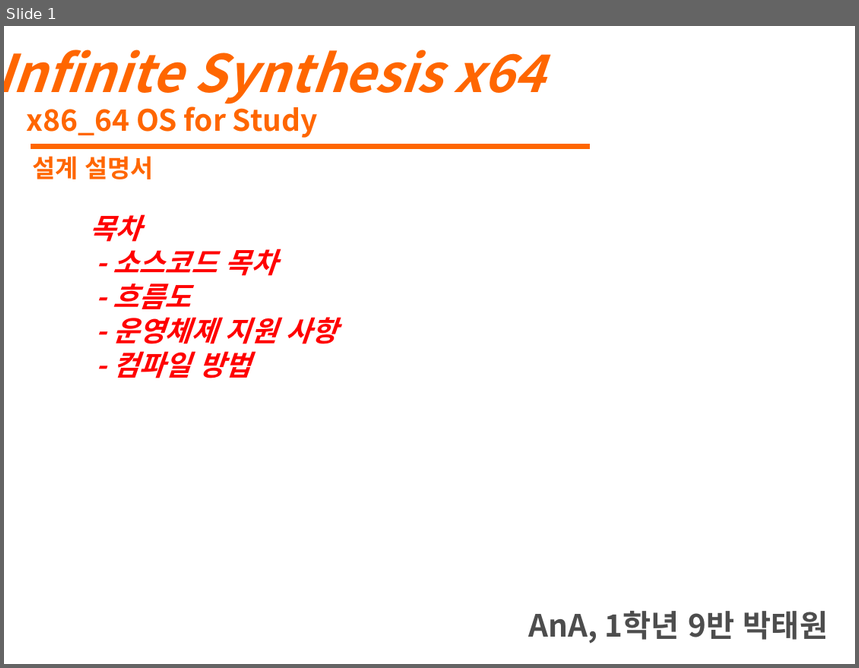
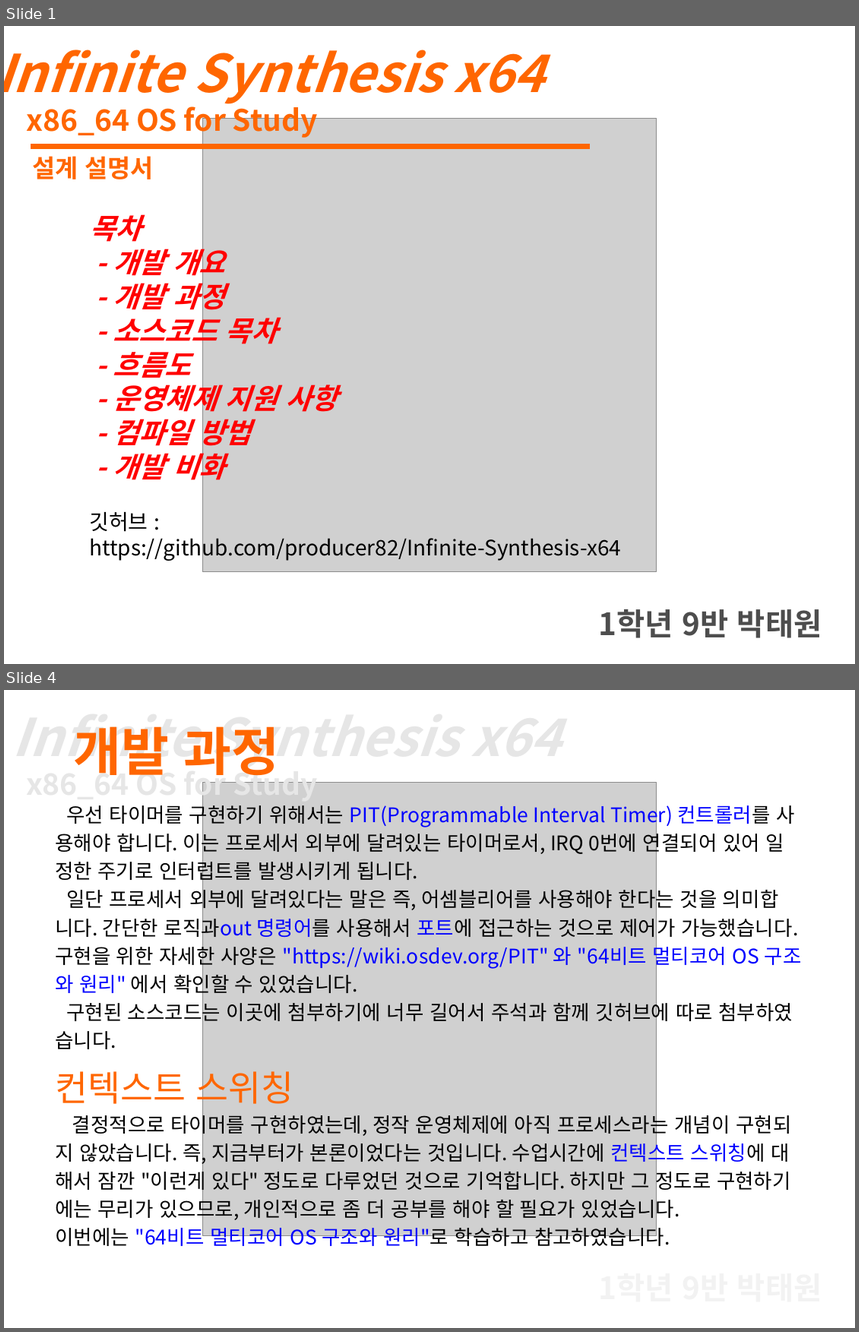
Before and after one commit to producer82/Infinite-Synthesis-x64, a slide deck: 0dev/Infinite Synthesis x64 설계.pptx. Shown one above the other, each under a label of ours: slide 1 before the commit, slides 1 and 4 after it; the slides between them are not shown. The pictures are 859x668 and 859x1332 pixels, drawn with LibreOffice and Linux fonts; fonts in the diff are those of the drawing; grey boxes stand for pictures. Boxes give left, top, right and bottom in pixels: in the first picture for what was removed or moved away, otherwise in the second. Text is boxed around its words. In the diff, an @@ line names an element or a change of style, - is before the commit and + after.

```diff
--- a/0dev/Infinite Synthesis x64 설계.pptx
+++ b/0dev/Infinite Synthesis x64 설계.pptx
@@ slide 4 added at [4, 690, 855, 1328], background #FFFFFF @@
@@ text added at [12, 726, 458, 771], 44 pt, text #E6E6E6, bold, italic @@
+Infinite Synthesis x64
@@ text added at [73, 726, 280, 783], 44 pt, text #FF6600, bold @@
+개발 과정
@@ text added at [26, 764, 318, 802], 25 pt, text #E6E6E6, bold @@
+x86_64 OS for Study
@@ text added at [55, 802, 802, 1250], 17 pt, text #000000 @@
+우선 타이머를 구현하기 위해서는 PIT(Programmable Interval Timer) 컨트롤러를 사
+용해야 합니다. 이는 프로세서 외부에 달려있는 타이머로서, IRQ 0번에 연결되어 있어 일
+정한 주기로 인터럽트를 발생시키게 됩니다.
+일단 프로세서 외부에 달려있다는 말은 즉, 어셈블리어를 사용해야 한다는 것을 의미합
+니다. 간단한 로직과out 명령어를 사용해서 포트에 접근하는 것으로 제어가 가능했습니다.
+구현을 위한 자세한 사양은 "https://wiki.osdev.org/PIT" 와 "64비트 멀티코어 OS 구조
+와 원리" 에서 확인할 수 있었습니다.
+구현된 소스코드는 이곳에 첨부하기에 너무 길어서 주석과 함께 깃허브에 따로 첨부하였
+습니다.
+컨텍스트 스위칭
+결정적으로 타이머를 구현하였는데, 정작 운영체제에 아직 프로세스라는 개념이 구현되
+지 않았습니다. 즉, 지금부터가 본론이었다는 것입니다. 수업시간에 컨텍스트 스위칭에 대
+해서 잠깐 "이런게 있다" 정도로 다루었던 것으로 기억합니다. 하지만 그 정도로 구현하기
+에는 무리가 있으므로, 개인적으로 좀 더 공부를 해야 할 필요가 있었습니다.
+이번에는 "64비트 멀티코어 OS 구조와 원리"로 학습하고 참고하였습니다.
@@ picture added at [202, 782, 656, 1236] @@
@@ slide 1 changed as well @@
@@ picture added at [202, 118, 656, 572] @@
@@ text at [113, 243, 225, 316]: paragraphs added @@
+- 개발 개요
+- 개발 과정
@@ text at [89, 447, 621, 562]: paragraphs added @@
+- 개발 비화
+깃허브 :
+https://github.com/producer82/Infinite-Synthesis-x64
@@ text at [599, 610, 823, 639]: text changed @@
-AnA, 1학년 9반 박태원
+1학년 9반 박태원
```
Also in this commit, not shown: 5 other slides added, 2 other files.
